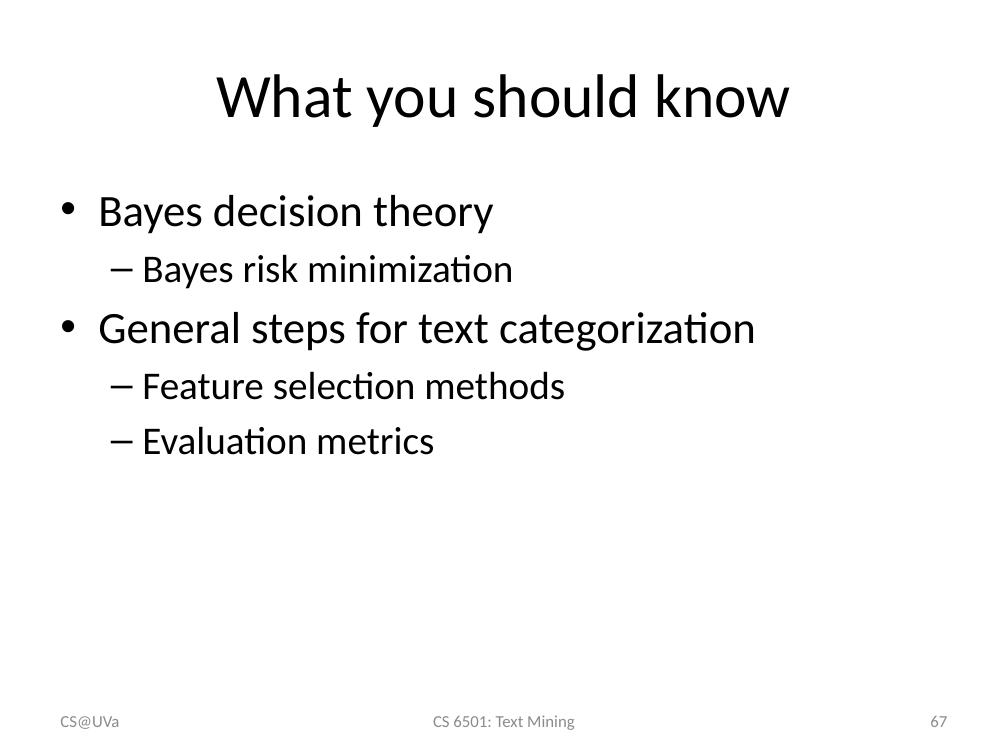
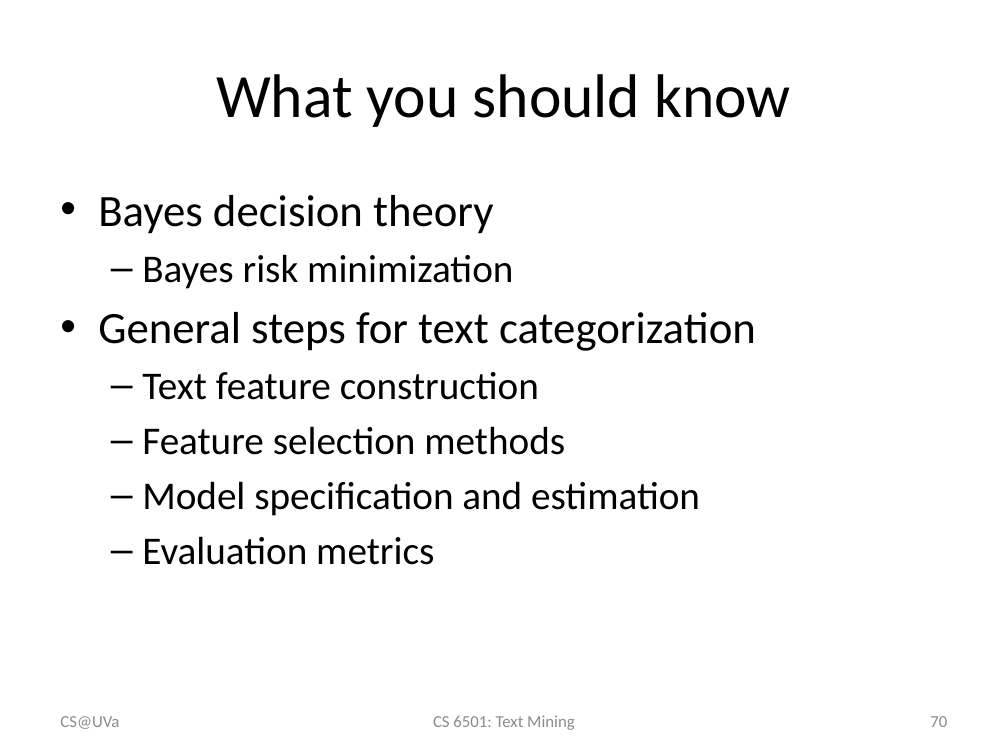
Before and after one commit to wang296/CS6501-Text-Mining, a slide deck: slide 70 of docs/TextCategorization.pptx (slide 67 before the commit). Drawn at 1008x756 pixels with LibreOffice and Linux fonts; fonts in the diff are those of the drawing. Boxes give left, top, right and bottom in pixels: in the first picture for what was removed or moved away, otherwise in the second. Text is boxed around its words. In the diff, an @@ line names an element or a change of style, - is before the commit and + after.

```diff
--- a/docs/TextCategorization.pptx
+++ b/docs/TextCategorization.pptx
@@ text at bbox=[142, 372, 539, 400]: paragraph added @@
+  – Text feature construction
@@ text at bbox=[142, 481, 700, 516]: paragraph added @@
+  – Model specification and estimation
@@ page number at bbox=[930, 716, 947, 727]: text changed @@
-67
+70
```
Also in this commit, not shown: 4 other slides changed, 3 slides added, 6 other files.
